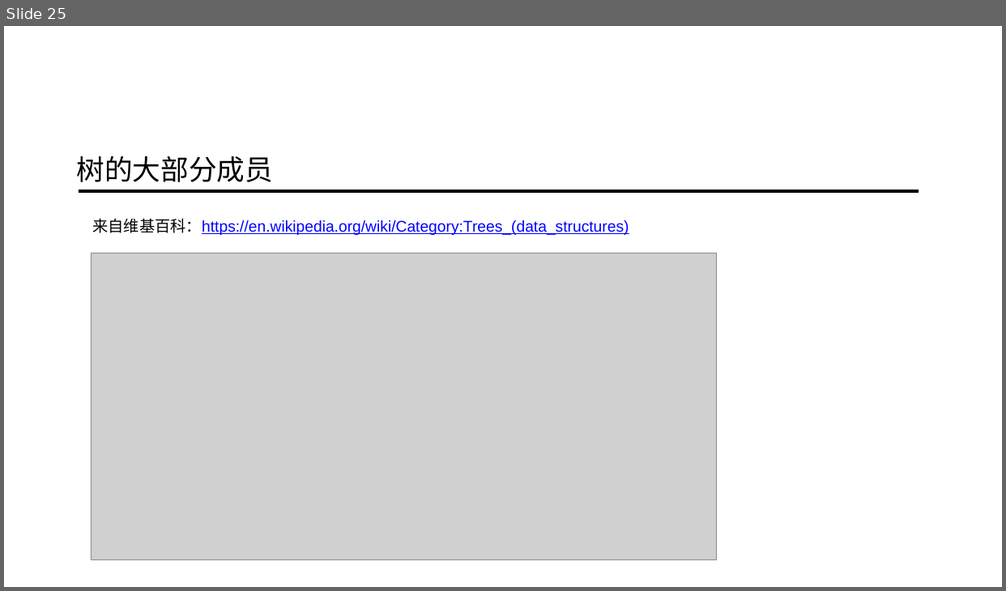
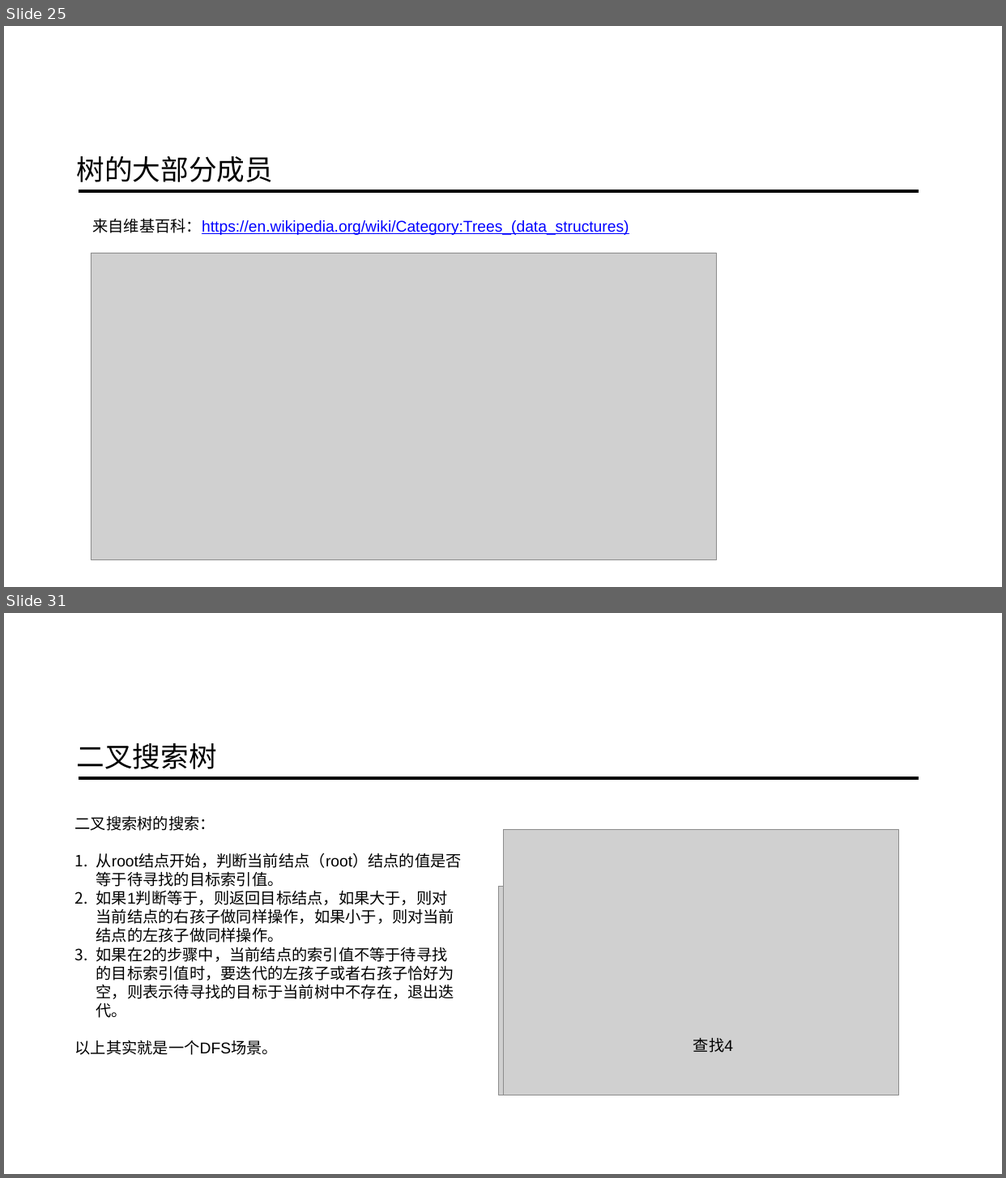
Before and after one commit to ainilili/data-structure-trees-demo, a slide deck: 数据结构之树.pptx. Shown one above the other, each under a label of ours: slide 25 before the commit, slides 25 and 31 after it; the slides between them are not shown. The pictures are 1006x591 and 1006x1178 pixels, drawn with LibreOffice and Linux fonts; fonts in the diff are those of the drawing; grey boxes stand for pictures; background and template pictures are left out. Boxes give left, top, right and bottom in pixels: in the first picture for what was removed or moved away, otherwise in the second. Text is boxed around its words. In the diff, an @@ line names an element or a change of style, - is before the commit and + after.

```diff
--- a/数据结构之树.pptx
+++ b/数据结构之树.pptx
@@ slide 31 added at <box>4,613,1002,1174</box>, background picture (left out) @@
@@ text added at <box>77,743,217,769</box>, 54 pt, text #000000 @@
+二叉搜索树
@@ line added from (79, 778) to (918, 778), #000000 6.5 pt @@
@@ text added at <box>75,815,462,1055</box>, 30 pt, text #000000 @@
+二叉搜索树的搜索：
+1. 从root结点开始，判断当前结点（root）结点的值是否等于待寻找的目标索引值。
+2. 如果1判断等于，则返回目标结点，如果大于，则对当前结点的右孩子做同样操作，如果小于，则对当前结点的左孩子做同样操作。
+3. 如果在2的步骤中，当前结点的索引值不等于待寻找的目标索引值时，要迭代的左孩子或者右孩子恰好为空，则表示待寻找的目标于当前树中不存在，退出迭代。
+以上其实就是一个DFS场景。
@@ picture added at <box>503,829,899,1095</box> @@
@@ picture added at <box>498,886,842,1095</box> @@
@@ text added at <box>693,1038,733,1053</box>, 30 pt, text #000000 @@
+查找4
```
Also in this commit, not shown: 2 slides changed, 31 other slides added, 12 slides removed.
